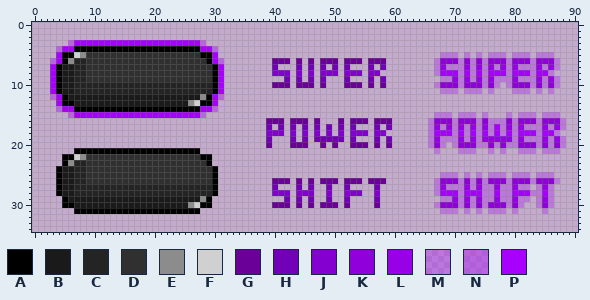
Sprite sheet -- resources/gfx/jotaro/ui/meter_buttons.png. The first picture shows the starting point.
The file is 91x35 pixels. Colours within 5 levels of each other are drawn and written as one.
Palette (. is transparent): A #000000  B #1a1a1a  C #242424  D #303030  E #8c8c8c  F #d0d0d0  G #6b0098  H #7200b7  J #8300d1  K #8f00da  L #9800e7  M #a700ff4d  N #a700ff66  P #a700ff
Pixels before, first column x 3:
 3 ...NPPPPPPPPPPPPPPPPPPPPPN............................................................
 4 .NPPAAAAAAAAAAAAAAAAAAAAAPPN..........................................................
 5 .PAAFEDDDDDDDDDDDDDDDDDDDAAP.....................................MMM.M.M.MMM.MMM.MMM..
 6 NPAECCDDDDDDDDDDDDDDDDDDDDAPN........GGG.G.G.GGG.GGG.GGG........MKKKMKMKMKKKMKKKMKKKM.
 7 PABBCCDDDDDDDDDDDDDDDDDDDDDAP........H...H.H.H.H.H...H.H........MLMMMLMLMLMLMLMMMLMLM.
 8 PABBCCDDDDDDDDDDDDDDDDDDDDDAP........JJJ.J.J.JJJ.JJJ.JJ.........MPPPMPMPMPPPMPPPMPPM..
 9 PABBCCDDDDDDDDDDDDDDDDDDDDDAP..........H.H.H.H...H...H.H.........MMLMLMLMLMMMLMMMLMLM.
10 PABBCCCCCCCCCCCCCCCCCCCCCCCAP........GGG.GGG.G...GGG.G.G........MKKKMKKKMKM.MKKKMKMKM.
11 PABBCCCCCCCCCCCCCCCCCCCCCCCAP....................................MMM.MMM.M...MMM.M.M..
12 NPABBBBBBBBBBBBBBBBBBBBBBEAPN.........................................................
13 .PAABBBBBBBBBBBBBBBBBBBEFAAP..........................................................
14 .NPPAAAAAAAAAAAAAAAAAAAAAPPN..........................................................
15 ...NPPPPPPPPPPPPPPPPPPPPPN......................................MMM.MMM.M...M.MMM.MMM.
16 ....................................GGG.GGG.G...G.GGG.GGG......MKKKMKKKMKMMMKMKKKMKKKM
17 ....................................H.H.H.H.H.H.H.H...H.H......MLMLMLMLMLMPMLMLMMMLMLM
18 ....................................JJJ.J.J.J.J.J.JJJ.JJ.......MPPPMPMPMPMPMPMPPPMPPM.
19 ....................................H...H.H.HHHHH.H...H.H......MLMMMLMLMLLLLLMLMMMLMLM
20 ....................................G...GGG..G.G..GGG.G.G......MKM.MKKKMMKMKMMKKKMKMKM
21 ....AAAAAAAAAAAAAAAAAAAAA.......................................M...MMM..M.M..MMM.MMM.
22 ..AAFEDDDDDDDDDDDDDDDDDDDAA...........................................................
23 ..AECCDDDDDDDDDDDDDDDDDDDDA...........................................................
24 .ABBCCDDDDDDDDDDDDDDDDDDDDDA..........................................................
25 .ABBCCDDDDDDDDDDDDDDDDDDDDDA.....................................MMM.M.M.MMM.MMM.MMM..
26 .ABBCCDDDDDDDDDDDDDDDDDDDDDA.........GGG.G.G.GGG.GGG.GGG........MKKKMKMKMKKKMKKKMKKKM.
27 .ABBCCCCCCCCCCCCCCCCCCCCCCCA.........H...H.H..H..H....H.........MLMMMLMLMMLMMLMM.MLM..
28 .ABBCCCCCCCCCCCCCCCCCCCCCCCA.........JJJ.JJJ..J..JJJ..J.........MPPPMPPPMMPMMPPPMMPM..
29 ..ABBBBBBBBBBBBBBBBBBBBBBEA............H.H.H..H..H....H..........MMLMLMLMMLMMLMM.MLM..
30 ..AABBBBBBBBBBBBBBBBBBBEFAA..........GGG.G.G.GGG.G....G.........MKKKMKMKMKKKMKM..MKM..
31 ....AAAAAAAAAAAAAAAAAAAAA........................................MMM.M.M.MMM.M....M...
The result:
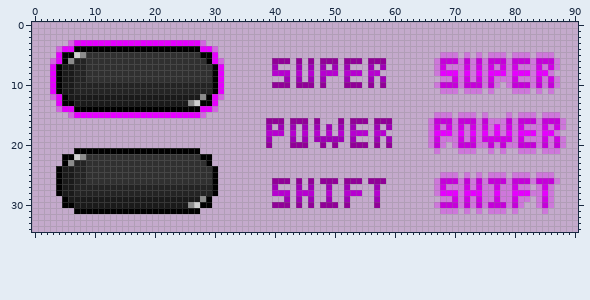
Difference:
Colour G changes from #6b0098 to #910098.
Colour H changes from #7200b7 to #9f00b7.
Colour J changes from #8300d1 to #b700d1.
Colour K changes from #8f00da to #c500da.
Colour L changes from #9800e7 to #d100e7.
Colour M changes from #a700ff4d to #e600ff4d.
Colour N changes from #a700ff66 to #e600ff66.
Colour P changes from #a700ff to #e600ff.
Pixel boxes of the changes (left, top, right, bottom) in both pictures:
changed: (50, 40, 224, 118)
changed: (434, 52, 560, 94)
changed: (272, 58, 386, 88)
changed: (428, 112, 566, 214)
changed: (266, 118, 392, 148)
changed: (272, 178, 386, 208)
